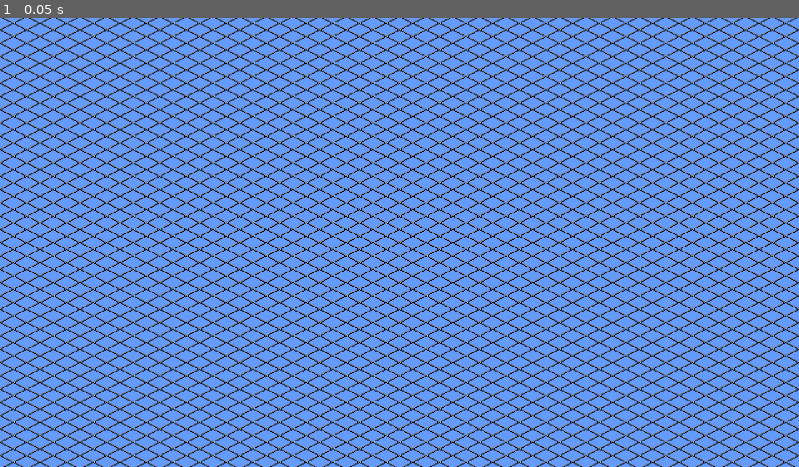
Above: before the commit, frame 1.
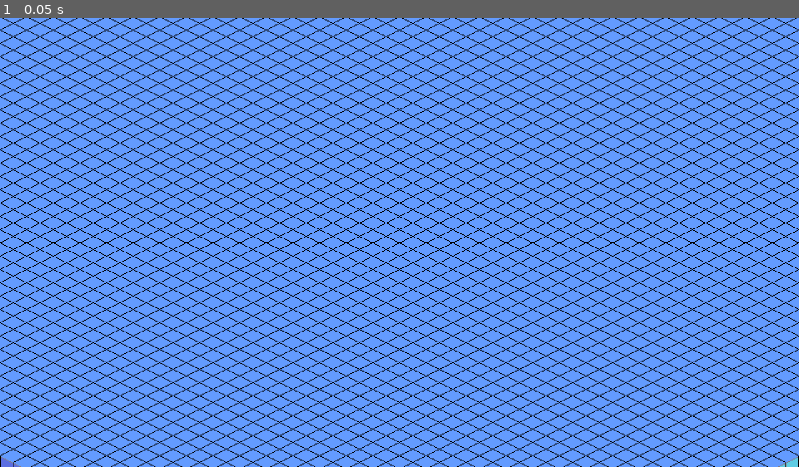
Above: after the commit, the same moment.

Repository: shakesbeare/MicroDiablo
Game: Godot game, scene res://node_2d.tscn
Same seed, same stepped clock (60 frames per second), same inputs: the game is played once before the commit and once after it.
Inputs:
- Up to frame 1 (0.05 s): no input

The runs differ from the first frame. In frame 1, 18% of the frame differs, in the area x 0-100%, y 0-100%.

Commit message:
fixed cube texture

Diff:
--- a/Floor.gd
+++ b/Floor.gd
@@ -1,24 +1,13 @@
 extends Node
 
-const GROUND_SIZE = Vector2(128, 128)
+const Isometry = preload("res://Isometry.gd")
+
+const GROUND_SIZE = Vector2(64, 64)
 const SPRITE_DIMENSIONS = Vector2(32, 32)
 const SCALE = 2
 
 func _ready():
 	place_tiles()
-
-func _process(delta):
-	pass
-
-func get_screen_coord(world_coord: Vector2, sprite_dimensions: Vector2, scale: int):
-	var i_hat = Vector2(0.5 * sprite_dimensions.x, 0.25 * sprite_dimensions.y) * scale
-	var j_hat = Vector2(-0.5 * sprite_dimensions.x, 0.25 * sprite_dimensions.y) * scale
-
-	var new_x = world_coord.x * i_hat.x + world_coord.y * j_hat.x
-	var new_y = world_coord.x * i_hat.y + world_coord.y * j_hat.y
-
-	return Vector2(new_x, new_y)
-
 
 func place_tiles():
 	var texture = load("res://cube.png")
@@ -32,6 +21,7 @@
 	recenter_tiles()
 
 func recenter_tiles():
+	var isometry = Isometry.new()
 	var children = self.get_children()
 	var index = 0
 
@@ -40,7 +30,7 @@
 	for i in range(GROUND_SIZE.x):
 		for j in range(GROUND_SIZE.y):
 			var child = children[index]
-			child.position = Vector2(get_screen_coord(Vector2(i, j), SPRITE_DIMENSIONS, SCALE))
+			child.position = Vector2(isometry.get_screen_coord(Vector2(i, j)))
 			child.position.y -= grid_y_offset
 			child.scale = Vector2(SCALE, SCALE)
 			index += 1
--- /dev/null
+++ b/HighlightGrid.gd
@@ -0,0 +1,12 @@
+extends Node
+
+const Isometry = preload("res://Isometry.gd")
+
+# Called when the node enters the scene tree for the first time.
+func _process(_delta):
+	highlight_square()
+
+func highlight_square():
+	var isometry = Isometry.new()
+
+	var mouse_pos = get_viewport().get_mouse_position()
--- /dev/null
+++ b/Isometry.gd
@@ -0,0 +1,22 @@
+const Floor = preload("res://Floor.gd")
+
+
+# Grid Coordinate: Coordinate on the isometric gridspace
+# World Coordinate: Coordinate for rendering objects in Godot space
+# Screen Coordinate: Coordinate relative to the viewport itself
+
+func get_screen_coord(grid_coord: Vector2):
+	var floor = Floor.new()
+	var i_hat = Vector2(0.5 * floor.SPRITE_DIMENSIONS.x, 0.25 * floor.SPRITE_DIMENSIONS.y) * floor.SCALE
+	var j_hat = Vector2(-0.5 * floor.SPRITE_DIMENSIONS.x, 0.25 * floor.SPRITE_DIMENSIONS.y) * floor.SCALE
+
+	var new_x = grid_coord.x * i_hat.x + grid_coord.y * j_hat.x
+	var new_y = grid_coord.x * i_hat.y + grid_coord.y * j_hat.y
+
+	return Vector2(new_x, new_y)
+
+func get_grid_coord(world_coord: Vector2):
+	pass
+
+func get_world_coord(screen_coord: Vector2):
+	pass
--- a/node_2d.tscn
+++ b/node_2d.tscn
@@ -1,7 +1,8 @@
-[gd_scene load_steps=3 format=3 uid="uid://bypsyfcv0i1pr"]
+[gd_scene load_steps=4 format=3 uid="uid://bypsyfcv0i1pr"]
 
 [ext_resource type="Script" path="res://Floor.gd" id="1_orbcp"]
 [ext_resource type="Script" path="res://CameraEdgePan.gd" id="1_riea5"]
+[ext_resource type="Script" path="res://HighlightGrid.gd" id="3_qufhs"]
 
 [node name="Node2D" type="Node2D"]
 
@@ -10,3 +11,6 @@
 
 [node name="Floor" type="Node" parent="."]
 script = ExtResource("1_orbcp")
+
+[node name="Input" type="Node" parent="."]
+script = ExtResource("3_qufhs")
Binary file changed: cube.aseprite
Binary file changed: cube.png
Binary file added: selector.aseprite
Binary file added: selector.png
Not shown, added: selector.png.import
